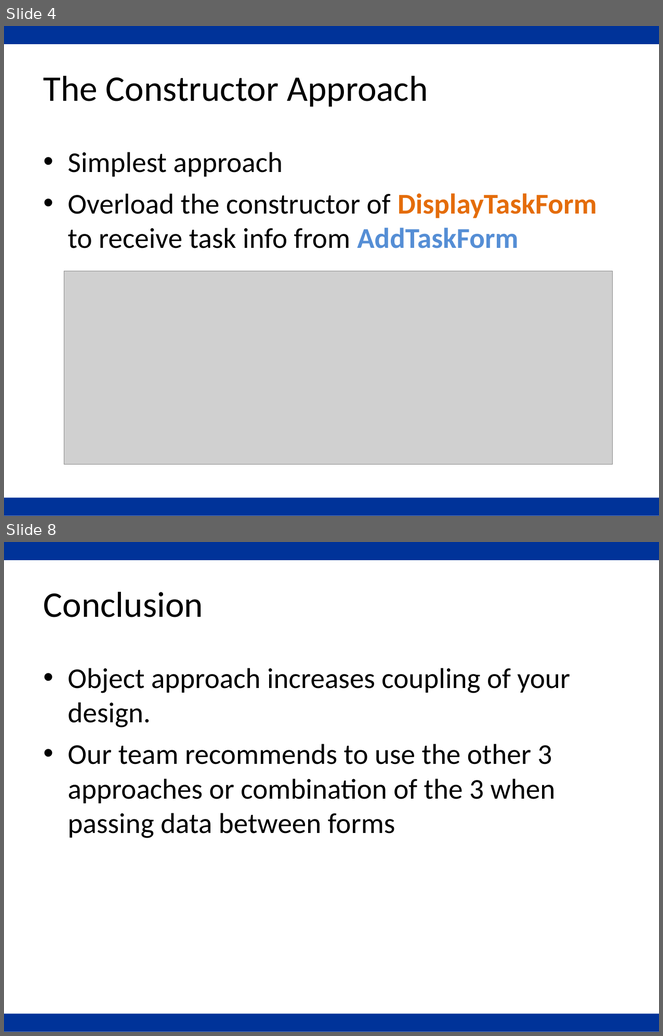
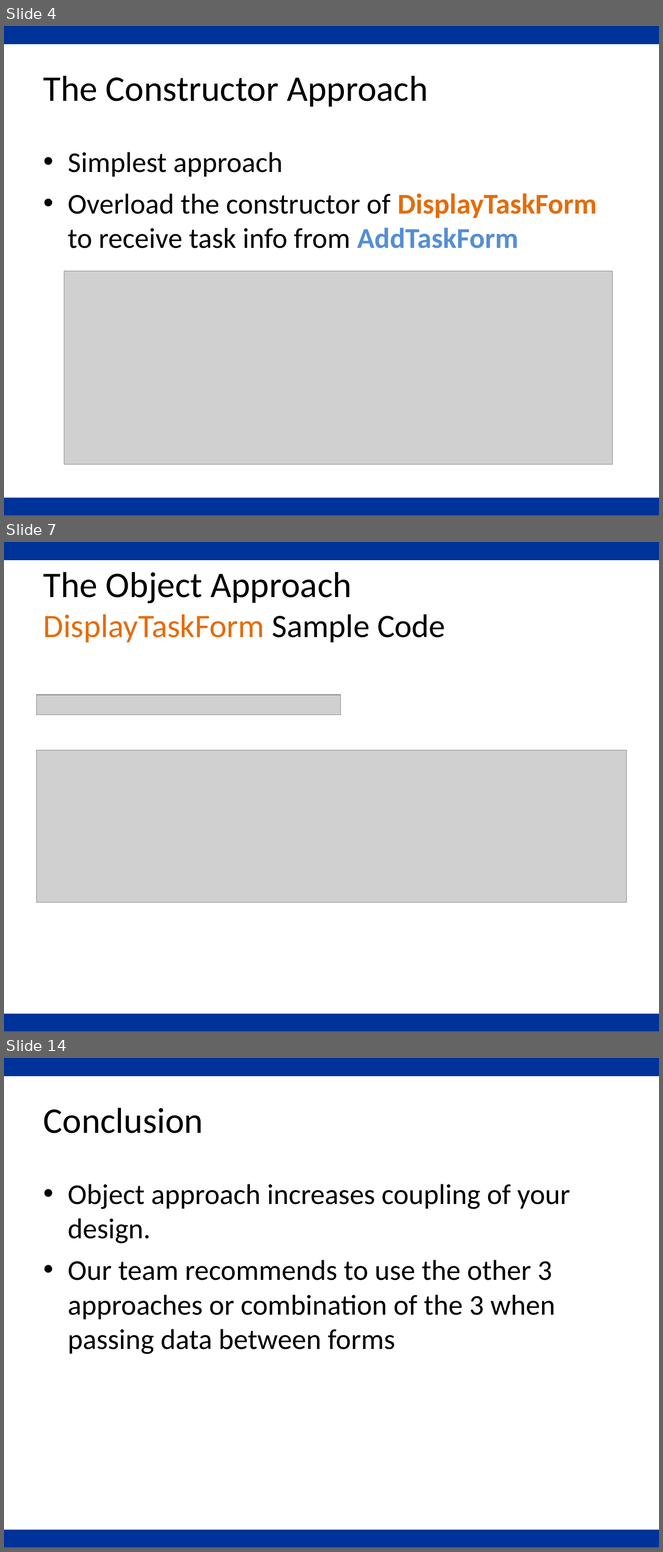
Before and after one commit to riverstore/syncsharp, a slide deck: LightningTalk/LightningTalk.ppt. Shown one above the other, each under a label of ours: slides 4 and 8 before the commit, slides 4, 7 and 14 after it; the slides between them are not shown. The pictures are 663x1036 and 663x1552 pixels, drawn with LibreOffice and Linux fonts; fonts in the diff are those of the drawing; grey boxes stand for pictures; background and template pictures are left out. Boxes give left, top, right and bottom in pixels: in the first picture for what was removed or moved away, otherwise in the second. Text is boxed around its words. In the diff, an @@ line names an element or a change of style, - is before the commit and + after.

```diff
--- a/LightningTalk/LightningTalk.ppt
+++ b/LightningTalk/LightningTalk.ppt
@@ slide 7 added at [4, 542, 659, 1032], background #FFFFFF; not listed: 2 template elements that a slide beside it also shows @@
@@ title added at [44, 572, 445, 643], 40 pt, text #000000 @@
+The Object Approach
+DisplayTaskForm Sample Code
@@ picture added at [36, 695, 341, 715] @@
@@ picture added at [36, 751, 627, 903] @@
@@ what was slide 8 is now slide 14 @@
```
Also in this commit, not shown: 3 slides changed, 5 other slides added, 1 other file.
